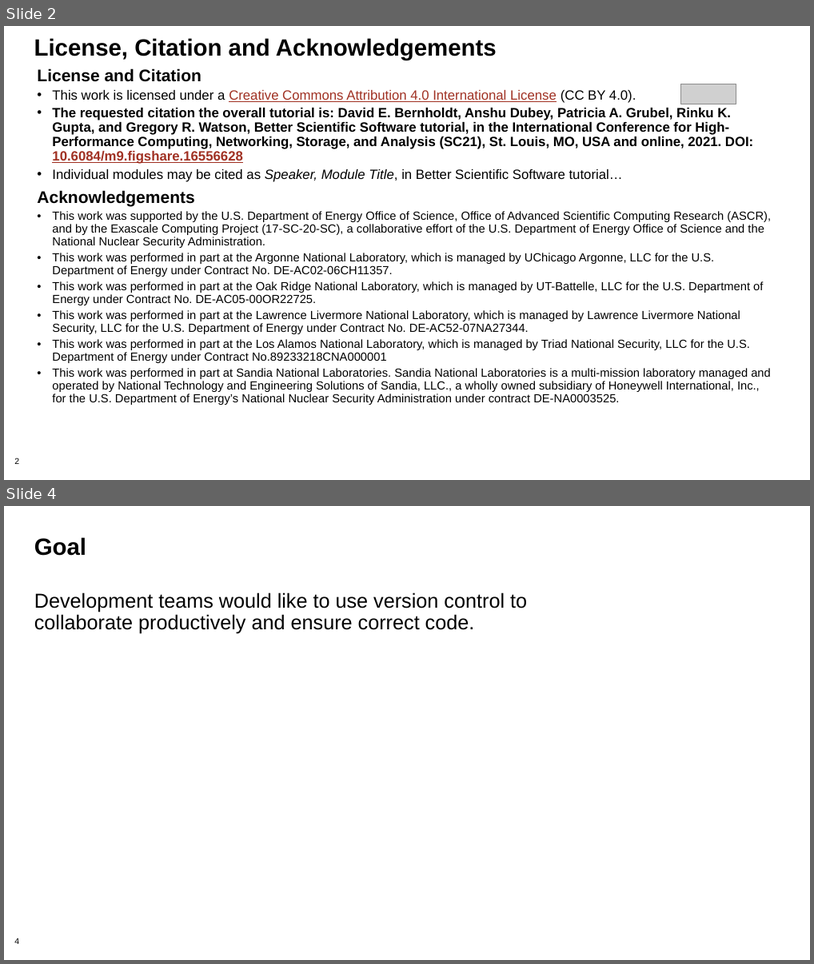
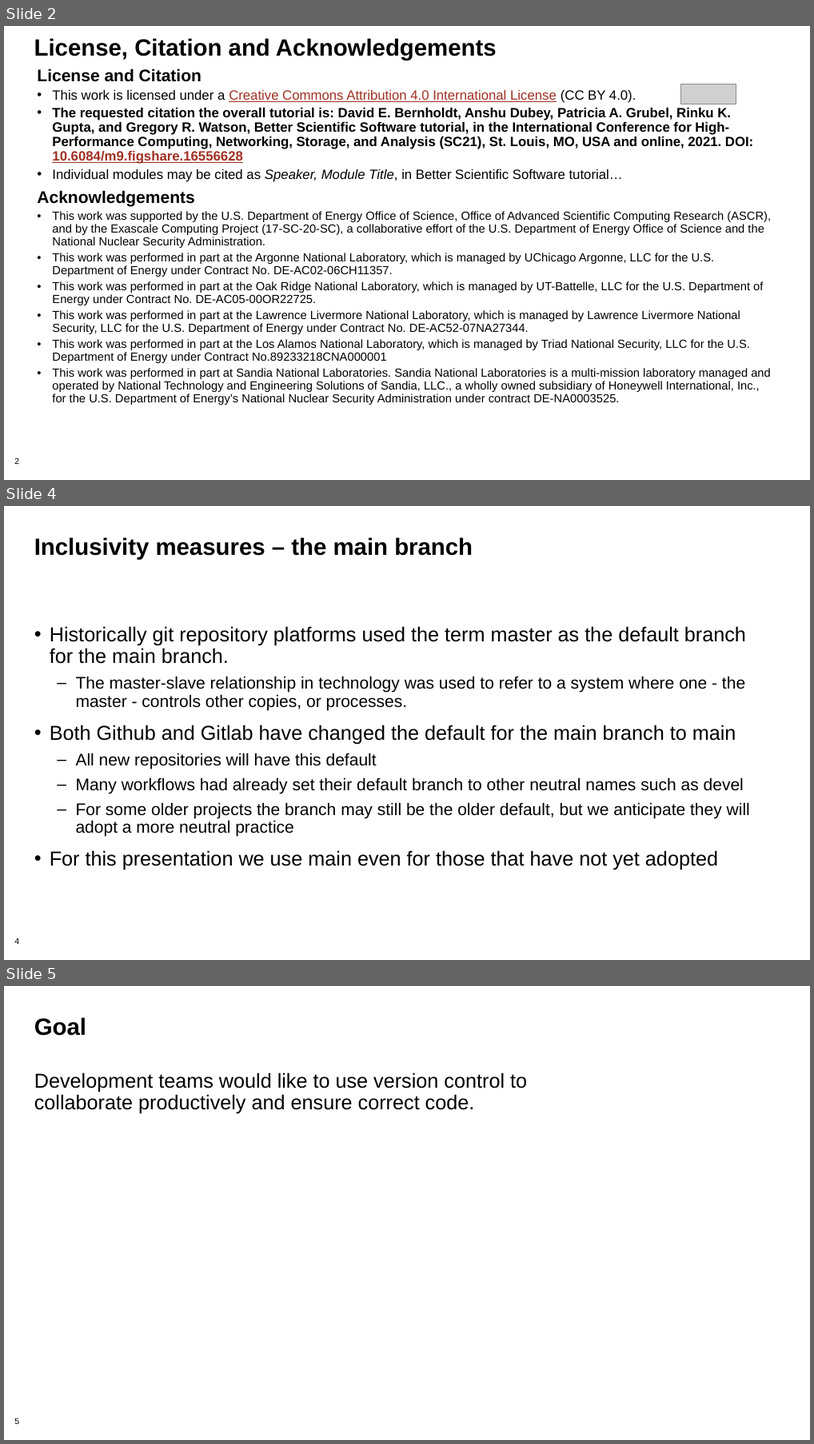
Before and after one commit to bssw-tutorial/presentations, a slide deck: git-workflows.pptx. Shown one above the other, each under a label of ours: slides 2 and 4 before the commit, slides 2, 4 and 5 after it; the slides between them are not shown. The pictures are 814x964 and 814x1444 pixels, drawn with LibreOffice and Linux fonts; fonts in the diff are those of the drawing; grey boxes stand for pictures; background and template pictures are left out. Boxes give left, top, right and bottom in pixels: in the first picture for what was removed or moved away, otherwise in the second. Text is boxed around its words. In the diff, an @@ line names an element or a change of style, - is before the commit and + after.

Commit message:
First stab at explaining master vs. main

```diff
--- a/git-workflows.pptx
+++ b/git-workflows.pptx
@@ slide 4 added at [4,506,810,960], background #FFFFFF; not listed: 1 template element that a slide beside it also shows @@
@@ title added at [34,537,473,560], 28 pt, text #000000, bold @@
+Inclusivity measures – the main branch
@@ text added at [50,626,750,870], 20 pt, text #000000 @@
+• Historically git repository platforms used the term master as the default branch for the main branch.
+  – The master-slave relationship in technology was used to refer to a system where one - the master - controls other copies, or processes.
+• Both Github and Gitlab have changed the default for the main branch to main
+  – All new repositories will have this default
+  – Many workflows had already set their default branch to other neutral names such as devel
+  – For some older projects the branch may still be the older default, but we anticipate they will adopt a more neutral practice
+• For this presentation we use main even for those that have not yet adopted
@@ what was slide 4 is now slide 5 @@
@@ page number at [14,1417,19,1424]: text changed @@
-4
+5
```
Also in this commit, not shown: 1 slide changed.
